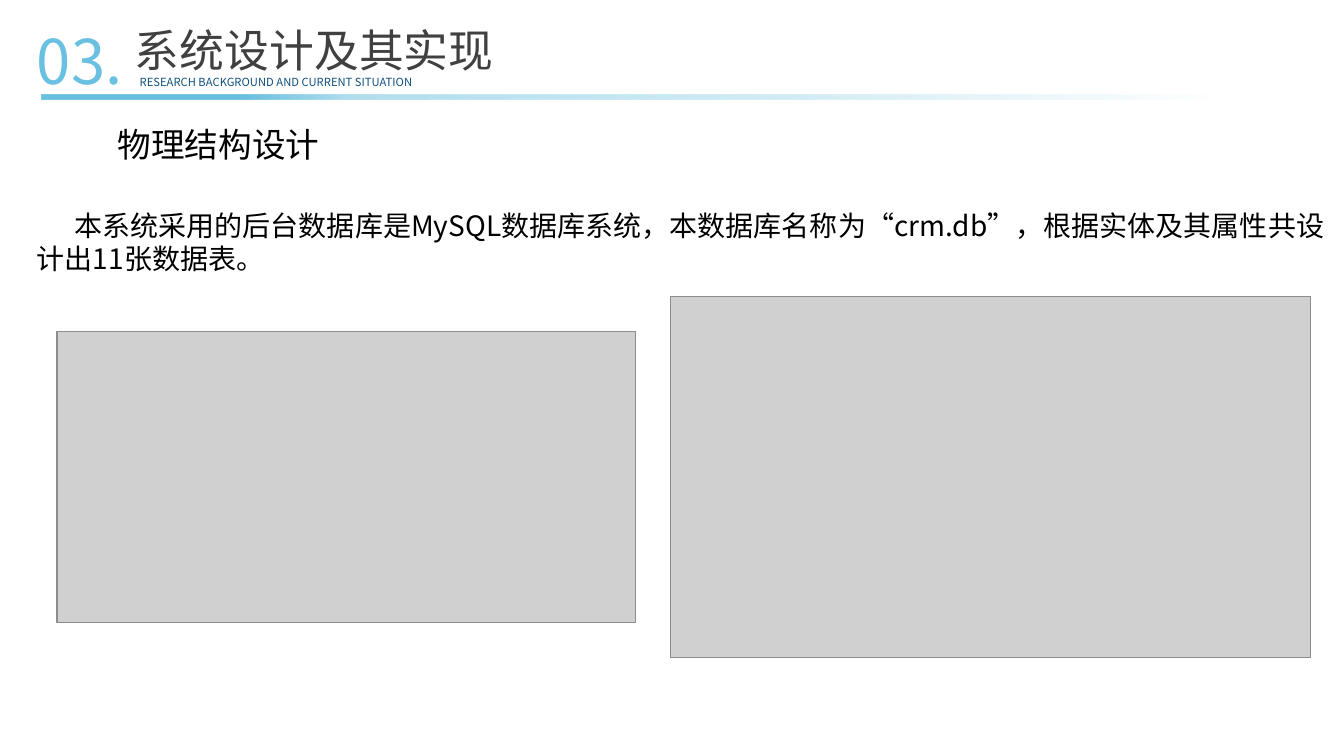
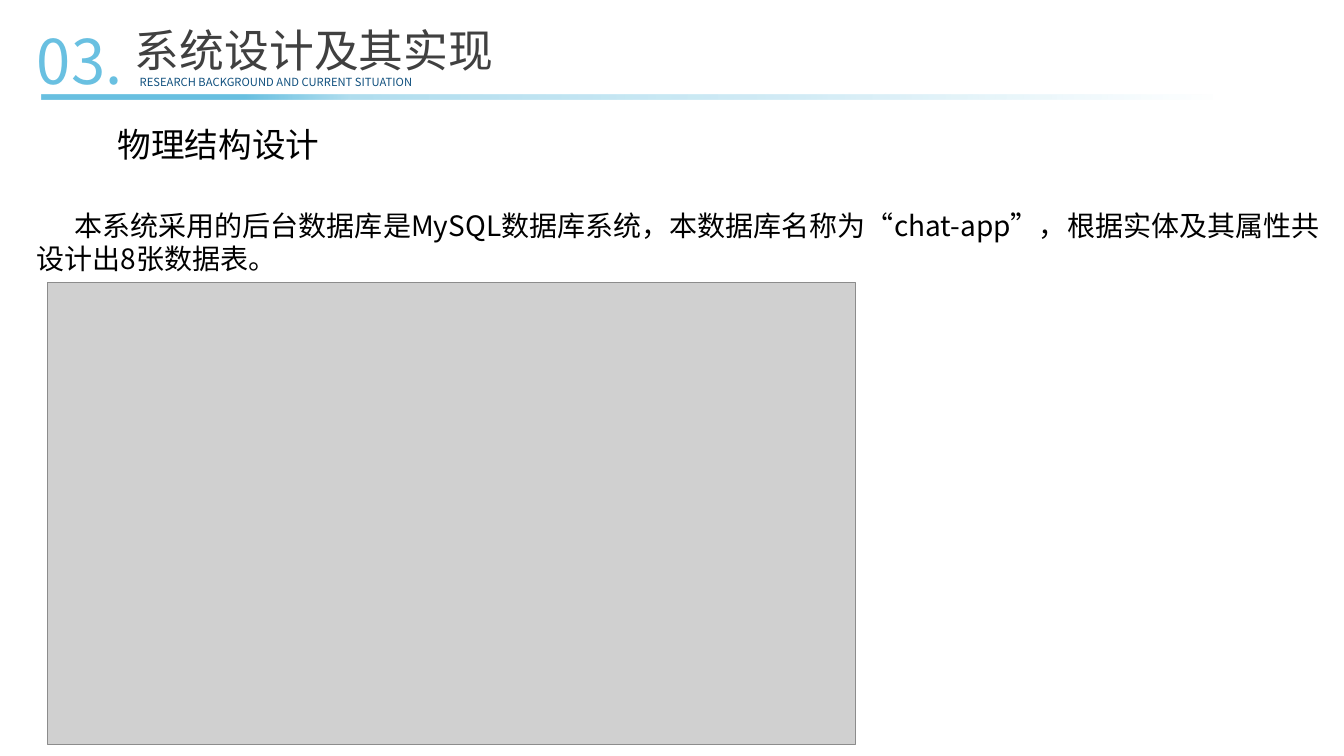
Before and after one commit to ConsoleLZ/chat-app, a slide deck: slide 17 of 毕业论文/毕业答辩(系统开发）.pptx. Drawn at 1344x756 pixels with LibreOffice and Linux fonts; fonts in the diff are those of the drawing; grey boxes stand for pictures. Boxes give left, top, right and bottom in pixels: in the first picture for what was removed or moved away, otherwise in the second. Text is boxed around its words. In the diff, an @@ line names an element or a change of style, - is before the commit and + after.

Commit message:
fix

```diff
--- a/毕业论文/毕业答辩(系统开发）.pptx
+++ b/毕业论文/毕业答辩(系统开发）.pptx
@@ text in rectangle at (37, 212, 1320, 272): text changed @@
-本系统采用的后台数据库是MySQL数据库系统，本数据库名称为“crm.db”，根据实体及其属性共设计出11张数据表。
+本系统采用的后台数据库是MySQL数据库系统，本数据库名称为“chat-app”，根据实体及其属性共设计出8张数据表。
@@ picture added at (47, 282, 855, 745) @@
@@ picture removed at (670, 296, 1311, 657) @@
@@ picture removed at (57, 332, 636, 622) @@
```
Also in this commit, not shown: 1 other slide changed.
